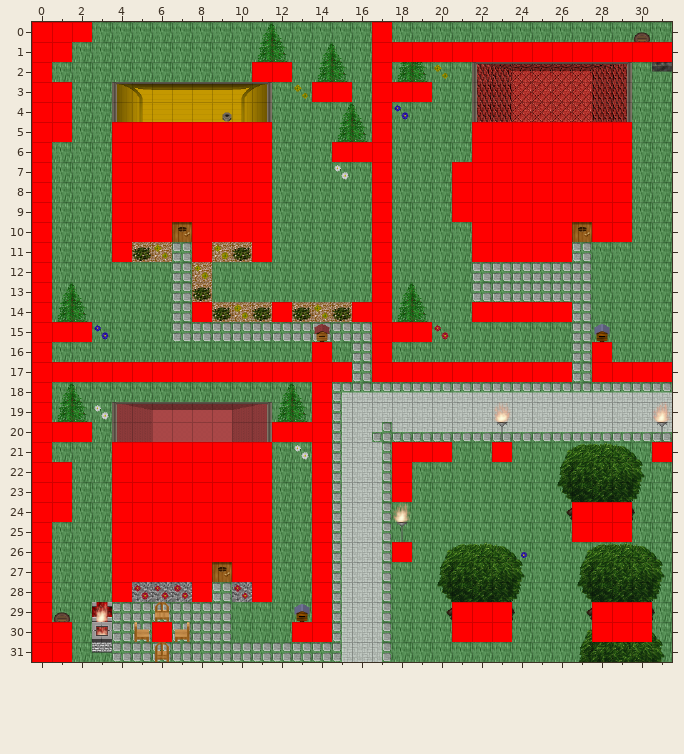
One commit to this Tiled map: AndorsTrail/res/xml/level_0_kalavan_city_x0_y0.tmx. Above is the file before it was changed.
Cells are 32x32 px. Shown: x 0..31, y 0..31.
New version:
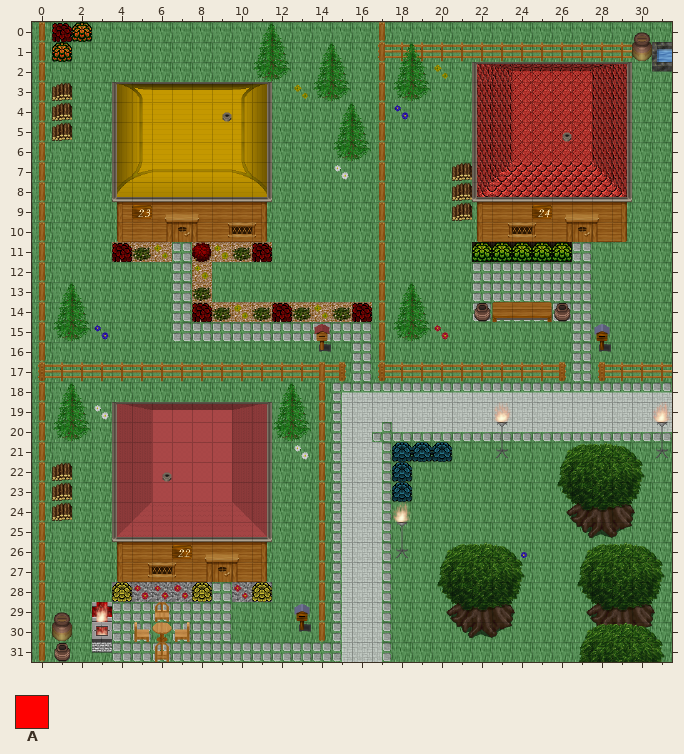
Key: from "logic_collision": A 0.
_ is an empty cell.
The edit:
Layer "Walkable" (now hidden):
y 0: x 0..2 AAA -> ___; x 17 A -> _
y 1: x 0..1 AA -> __; x 17..31 AAAAAAAAAAAAAAA -> _______________
y 2: x 0 A -> _; x 11..12 AA -> __; x 17 A -> _
y 3: x 0..1 AA -> __; x 14..15 AA -> __; x 17..19 AAA -> ___
y 4: x 0..1 AA -> __; x 17 A -> _
y 5: x 0..1 AA -> __; x 4..11 AAAAAAAA -> ________; x 17 A -> _; x 22..29 AAAAAAAA -> ________
y 6: x 0 A -> _; x 4..11 AAAAAAAA -> ________; x 15..17 AAA -> ___; x 22..29 AAAAAAAA -> ________
y 7..9: x 0 A -> _; x 4..11 AAAAAAAA -> ________; x 17 A -> _; x 21..29 AAAAAAAAA -> _________
y 10: x 0 A -> _; x 4..6 AAA -> ___; x 8..11 AAAA -> ____; x 17 A -> _; x 22..26 AAAAA -> _____; x 28..29 AA -> __
y 11: x 0 A -> _; x 4 A -> _; x 8 A -> _; x 11 A -> _; x 17 A -> _; x 22..26 AAAAA -> _____
y 12..13: x 0 A -> _; x 17 A -> _
y 14: x 0 A -> _; x 8 A -> _; x 12 A -> _; x 16..17 AA -> __; x 22..26 AAAAA -> _____
y 15: x 0..2 AAA -> ___; x 17..19 AAA -> ___
y 16: x 0 A -> _; x 14 A -> _; x 17 A -> _; x 28 A -> _
y 17: x 0..15 AAAAAAAAAAAAAAAA -> ________________; x 17..26 AAAAAAAAAA -> __________; x 28..31 AAAA -> ____
y 18..19: x 0 A -> _; x 14 A -> _
y 20: x 0..2 AAA -> ___; x 12..14 AAA -> ___
y 21: x 0 A -> _; x 4..11 AAAAAAAA -> ________; x 14 A -> _; x 18..20 AAA -> ___; x 23 A -> _; x 31 A -> _
y 22..23: x 0..1 AA -> __; x 4..11 AAAAAAAA -> ________; x 14 A -> _; x 18 A -> _
y 24: x 0..1 AA -> __; x 4..11 AAAAAAAA -> ________; x 14 A -> _; x 27..29 AAA -> ___
y 25: x 0 A -> _; x 4..11 AAAAAAAA -> ________; x 14 A -> _; x 27..29 AAA -> ___
y 26: x 0 A -> _; x 4..11 AAAAAAAA -> ________; x 14 A -> _; x 18 A -> _
y 27: x 0 A -> _; x 4..8 AAAAA -> _____; x 10..11 AA -> __; x 14 A -> _
y 28: x 0 A -> _; x 4 A -> _; x 8 A -> _; x 11 A -> _; x 14 A -> _
y 29: x 0 A -> _; x 14 A -> _; x 21..23 AAA -> ___; x 28..30 AAA -> ___
y 30: x 0..1 AA -> __; x 6 A -> _; x 13..14 AA -> __; x 21..23 AAA -> ___; x 28..30 AAA -> ___
y 31: x 0..1 AA -> __
Changed places in both pictures, as pixel boxes (x1, y1, x2, y2):
removed: (32, 22, 672, 662)
